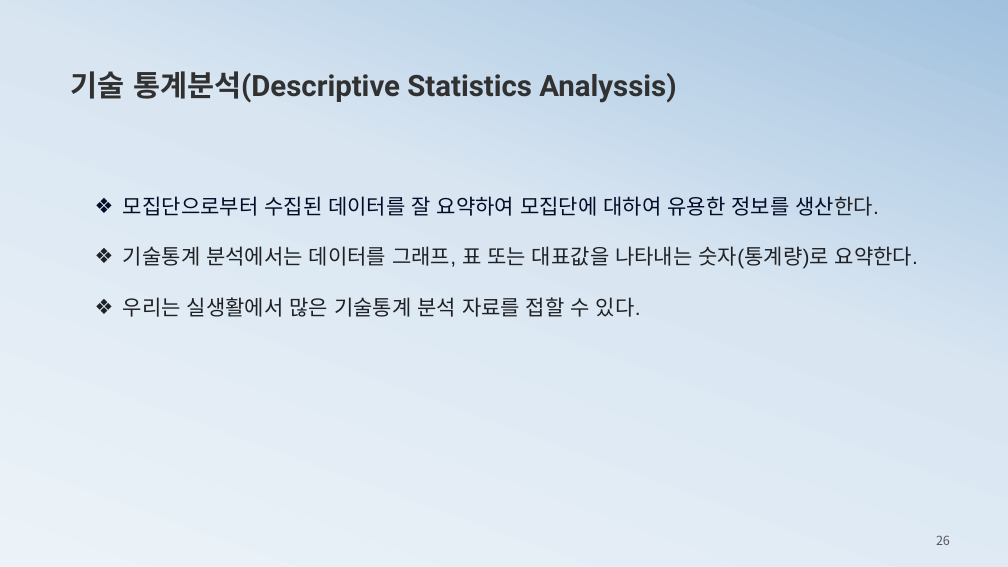
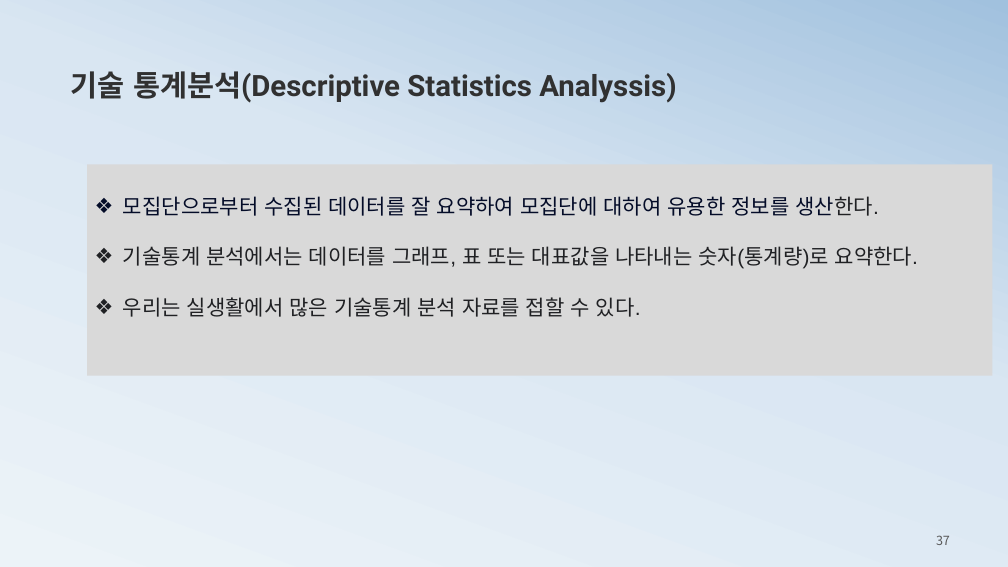
Before and after one commit to ancestor9/mathematics-for-machine-learning, a slide deck: slide 37 of 1_statistics for machine learning.pptx (slide 26 before the commit). Drawn at 1008x567 pixels with LibreOffice and Linux fonts; fonts in the diff are those of the drawing. Boxes give left, top, right and bottom in pixels: in the first picture for what was removed or moved away, otherwise in the second. Text is boxed around its words. In the diff, an @@ line names an element or a change of style, - is before the commit and + after.

```diff
--- a/1_statistics for machine learning.pptx
+++ b/1_statistics for machine learning.pptx
@@ rectangle "모집단으로부터 수집된 데이터를 잘 요약하여 ..." resized from (x1=123, y1=196, x2=918, y2=317) to (x1=87, y1=165, x2=992, y2=376) @@
@@ rectangle "모집단으로부터 수집된 데이터를 잘 요약하여 ..." at (x1=87, y1=165, x2=992, y2=376): fill none to #D9D9D9 @@
@@ page number at (x1=936, y1=535, x2=950, y2=545): text changed @@
-26
+37
```
Also in this commit, not shown: 1 other slide changed, 4 slides added, 2 slides removed, 1 other file.
